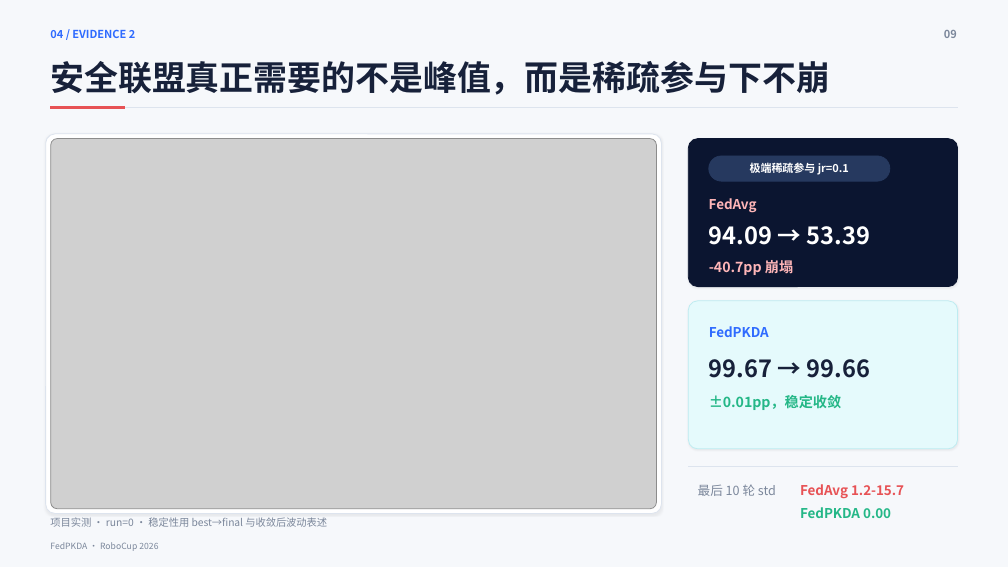
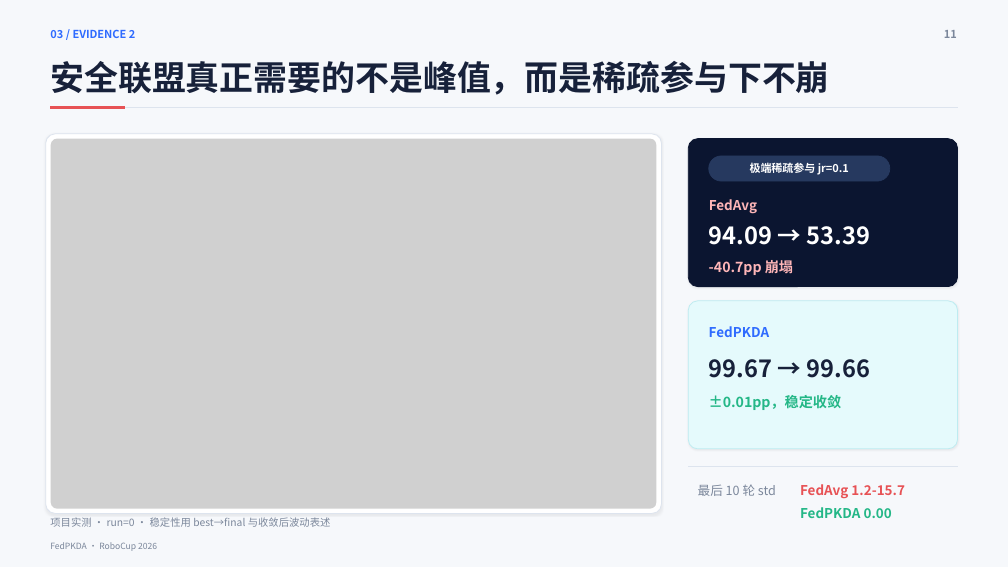
Before and after one commit to IridiumNan/FedPKDA-robocup, a slide deck: slide 12 of ppt/FedPKDA_RoboCup_presentation.pptx (slide 9 before the commit). Drawn at 1008x567 pixels with LibreOffice and Linux fonts; fonts in the diff are those of the drawing; grey boxes stand for pictures. Boxes give left, top, right and bottom in pixels: in the first picture for what was removed or moved away, otherwise in the second. Text is boxed around its words. In the diff, an @@ line names an element or a change of style, - is before the commit and + after.

```diff
--- a/ppt/FedPKDA_RoboCup_presentation.pptx
+++ b/ppt/FedPKDA_RoboCup_presentation.pptx
@@ text at [50,29,135,38]: text changed @@
-04 / EVIDENCE 2
+03 / EVIDENCE 2
@@ text at [944,30,957,38]: text changed @@
-09
+11
@@ rounded rectangle at [45,134,662,513]: outline #DDE4EE 0.75 pt to #DDE4EE 0.74 pt; shadow changed @@
@@ rounded rectangle at [688,138,957,287]: outline #0B1530 0.75 pt to #0B1530 0.74 pt; shadow changed @@
@@ rounded rectangle "极端稀疏参与 jr=0.1" at [709,156,891,181]: outline #26395F 0.75 pt to #26395F 0.74 pt @@
@@ rounded rectangle at [688,301,957,449]: outline #BDECF1 0.75 pt to #BDECF1 0.74 pt; shadow changed @@
```
Also in this commit, not shown: 11 other slides changed, 8 slides added, 3 slides removed.
